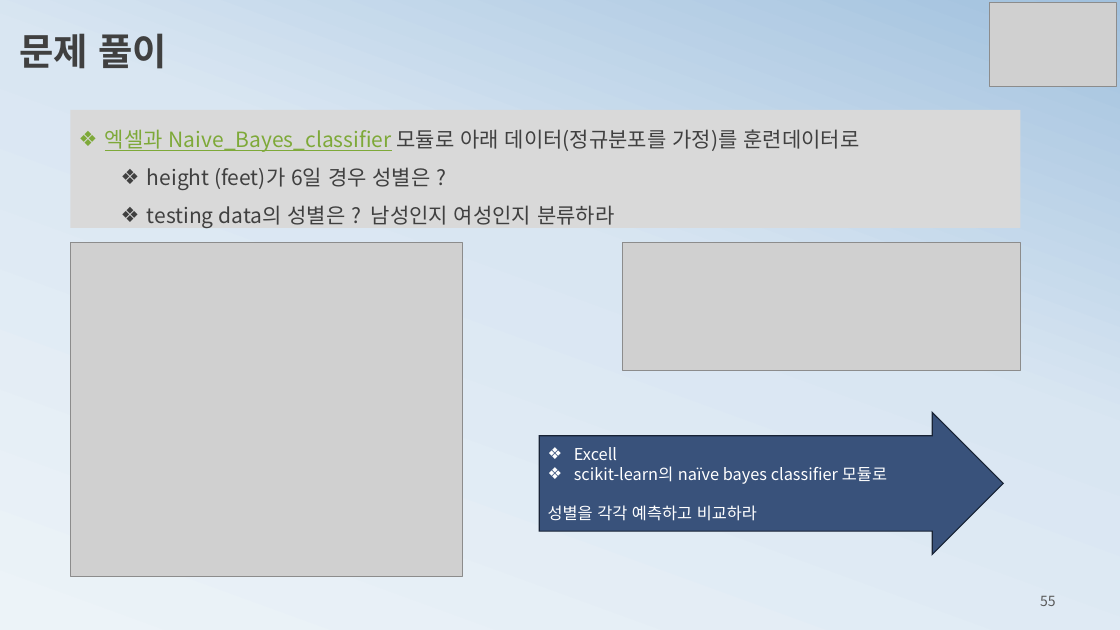
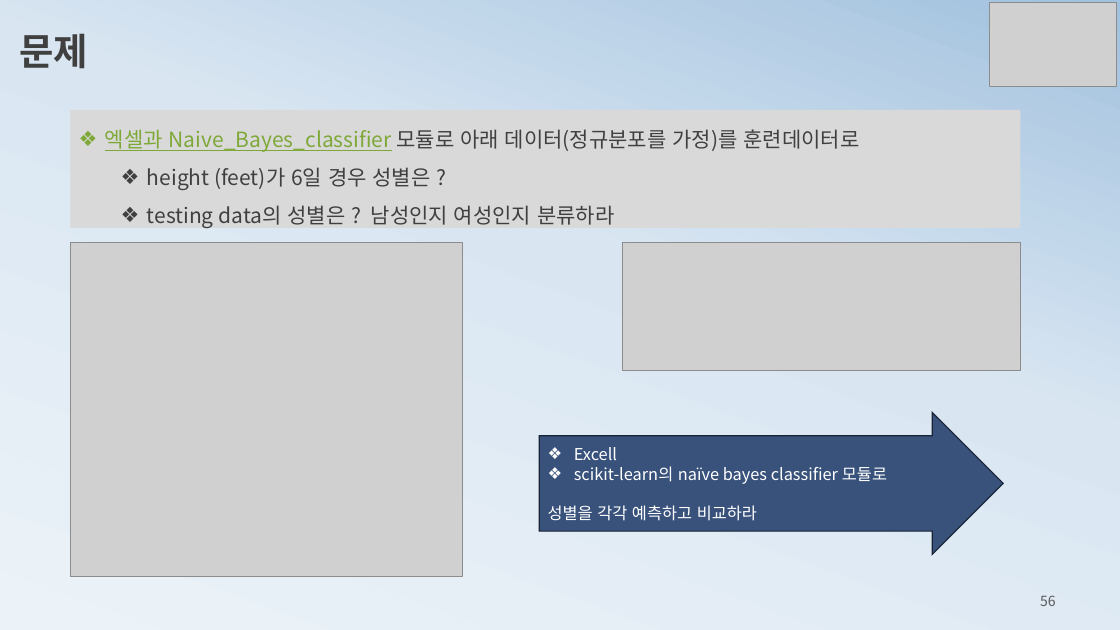
Before and after one commit to ancestor9/mathematics-for-machine-learning, a slide deck: slide 56 of 3_probability theory for machine learning.pptx (slide 55 before the commit). Drawn at 1120x630 pixels with LibreOffice and Linux fonts; fonts in the diff are those of the drawing; grey boxes stand for pictures. Boxes give left, top, right and bottom in pixels: in the first picture for what was removed or moved away, otherwise in the second. Text is boxed around its words. In the diff, an @@ line names an element or a change of style, - is before the commit and + after.

```diff
--- a/3_probability theory for machine learning.pptx
+++ b/3_probability theory for machine learning.pptx
@@ text at (19, 33, 88, 69): text changed @@
-문제 풀이
+문제
@@ page number at (1040, 595, 1056, 606): text changed @@
-55
+56
```
Also in this commit, not shown: 2 other slides changed, 2 slides added.
